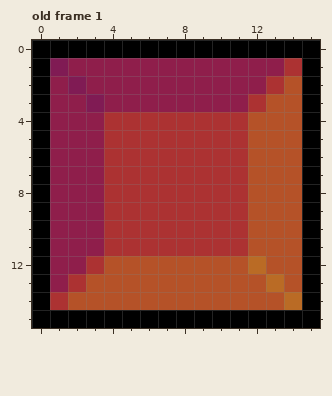
Two versions of one pixel-art file, Assets/Aseprite/red.aseprite. Above, as it was before the edit.
16x16 pixels, 1 frame. Pixels under 10% opacity are left out. Shown: old frame 1. The commit also changed other frames, which this record leaves out.
Now the later version:
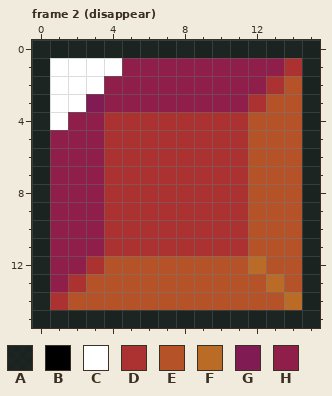
Palette (. is transparent): A #000000cd  B #000000  C #ffffff  D #ac3232  E #b55228  F #ba6b25  G #801b54  H #8f1e4b
A new or re-ordered frame is compared with the old frame closest to it.
The edit:
frames 1 -> 15
layer "background" added
layer "gem" added
layer "white" added
layer "Layer 1" removed
Frame 2 (disappear) is new; against old frame 1, layers "white", "background":
y 0: x 0..15 BBBBBBBBBBBBBBBB -> AAAAAAAAAAAAAAAA
y 1: x 0..4 BGHHH -> ACCCC; x 15 B -> A
y 2: x 0..3 BHGH -> ACCC; x 15 B -> A
y 3: x 0..2 BHH -> ACC; x 15 B -> A
y 4: x 0..1 BH -> AC; x 15 B -> A
y 5..14: x 0 B -> A; x 15 B -> A
y 15: x 0..15 BBBBBBBBBBBBBBBB -> AAAAAAAAAAAAAAAA
